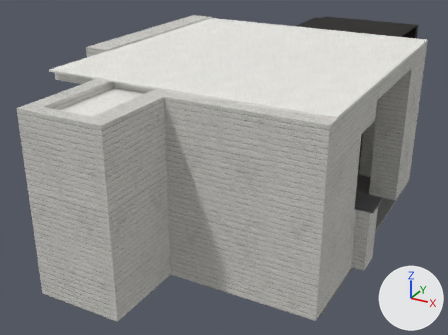
A saved change to the glTF model public/models/r2-room.glb.
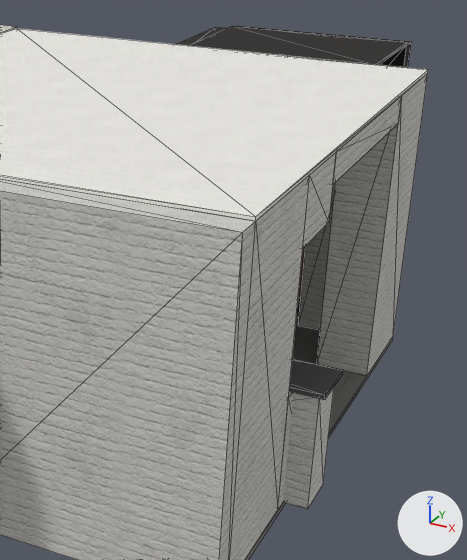
Each version is shown whole from a 50 mm camera at (12.53, -13.09, 5.17) aimed at (7.73, -4.36, 0.81), then close up on the part from 45% to 100% of the width and 1% to 89% of the height. The lights are fixed; the arrows at lower right show +X, +Y and +Z. The last two pictures show the newer version. The close-ups show mesh edges as thin lines. Vertices at exactly the same position are counted once.

Objects in the first close-up: 'R2_Bar_Counter_Brick', 'R2_Bar_Top', 'R2_Ceiling_Boards', 'R2_Floor_Tiles', 'R2_Storage_Room_Dark', 'R2_Walls_Whitewashed'.
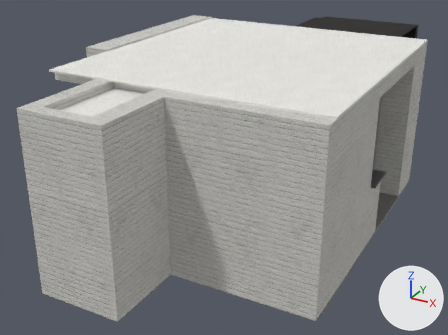
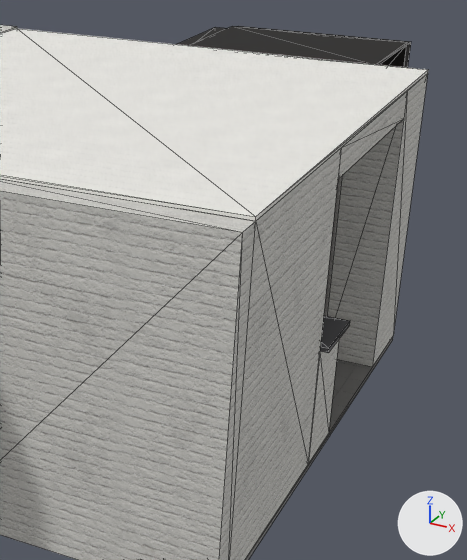
Location of each change, [x1, y1, x2, y2] in pixels of the close-ups (467 x 560 px):
'R2_Bar_Counter_Brick', moved, rescaled (not visible afterwards): before [283, 388, 334, 509]
'R2_Bar_Top', moved, rescaled (not visible afterwards): before [289, 359, 343, 400]
'R2_PassThrough_Slab', added: after [320, 316, 350, 353]
part 3 of me_r2_walls_whitewashed, cut back: before [278, 97, 401, 509]; after [308, 91, 407, 464]
part 4 of me_r2_walls_whitewashed, surface changed: before [286, 117, 406, 399]; after [280, 117, 406, 504]

Edits to the bpy script that builds the scene:
```text
Change me_r2_bar_counter_brick:
    used by ob_r2_bar_counter_brick; location = (0.0, 0.0, 0.0)
    remove me_r2_bar_counter_brick.from_pydata(...)  # 8 vertices, 12 faces; spans x 8.06..10.55, y -5.12..-4.69, z 0.0..1.0
    add me_r2_bar_counter_brick.from_pydata(...)  # 8 vertices, 12 faces; spans x 8.06..9.85, y -5.12..-4.69, z 0.0..1.0
    me_r2_bar_counter_brick part 1: the whole mesh is scaled about its middle by (0.719, 1, 1), then moved by (-0.35, 0.0, 0.0)
Change me_r2_bar_top:
    used by ob_r2_bar_top; location = (0.0, 0.0, 0.0)
    remove me_r2_bar_top.from_pydata(...)  # 8 vertices, 12 faces; spans x 8.03..10.6, y -5.15..-4.66, z 1.0..1.04
    add me_r2_bar_top.from_pydata(...)  # 8 vertices, 12 faces; spans x 8.03..9.85, y -5.15..-4.66, z 1.0..1.04
    me_r2_bar_top part 2: the whole mesh is scaled about its middle by (0.708, 1, 1), then moved by (-0.38, 0.0, 0.0)
Change me_r2_walls_whitewashed:
    used by ob_r2_walls_whitewashed; location = (0.0, 0.0, 0.0)
    remove me_r2_walls_whitewashed.from_pydata(...)  # 122 vertices, 236 faces; spans x 5.4..10.35, y -7.88..-1.5, z 0.0..2.8
    add me_r2_walls_whitewashed.from_pydata(...)  # 116 vertices, 222 faces; spans x 5.4..10.35, y -7.88..-1.5, z 0.0..2.8
    me_r2_walls_whitewashed part 3
    10 vertices are removed from x 9.85..10.35, y -5.25..-2.56, z 0.0..2.75
    36 faces are deleted
    4 vertices in x 9.85..10.35, y -5.25, z 0.0..2.75 move by (0.0, 0.79, 0.0)
    4 vertices in x 9.85..10.35, y -2.56, z 0.0..2.75 move by (0.0, 0.21, 0.0)
    6 vertices move from x 9.85..10.35, y -5.25..-4.6, z 0.0..2.2 to x 9.85..10.35, y -4.46..-3.86, z 0.0..2.5
    4 vertices are added at (10.35, -4.46, 1.06), (9.85, -3.86, 0.0), (10.35, -2.35, 2.5), (9.85, -2.35, 2.5)
    22 new faces join them
    me_r2_walls_whitewashed part 4: 18 kept faces spanning x 9.85..10.35, y -6.37..-1.5, z 0.0..2.75 get new texture (UV) coordinates
Add me_r2_passthrough_slab:
    me_r2_passthrough_slab.from_pydata(...)  # a box spanning x 9.8..10.42, y -4.46..-3.84, z 1.06..1.1
    me_r2_passthrough_slab.materials.append(mat_m_r2_bar_top)  # dark grey #4c4c4f
Add ob_r2_passthrough_slab:
    ob_r2_passthrough_slab = bpy.data.objects.new('R2_PassThrough_Slab', me_r2_passthrough_slab)
    ob_r2_passthrough_slab.location = (0.0, 0.0, 0.0)
```
